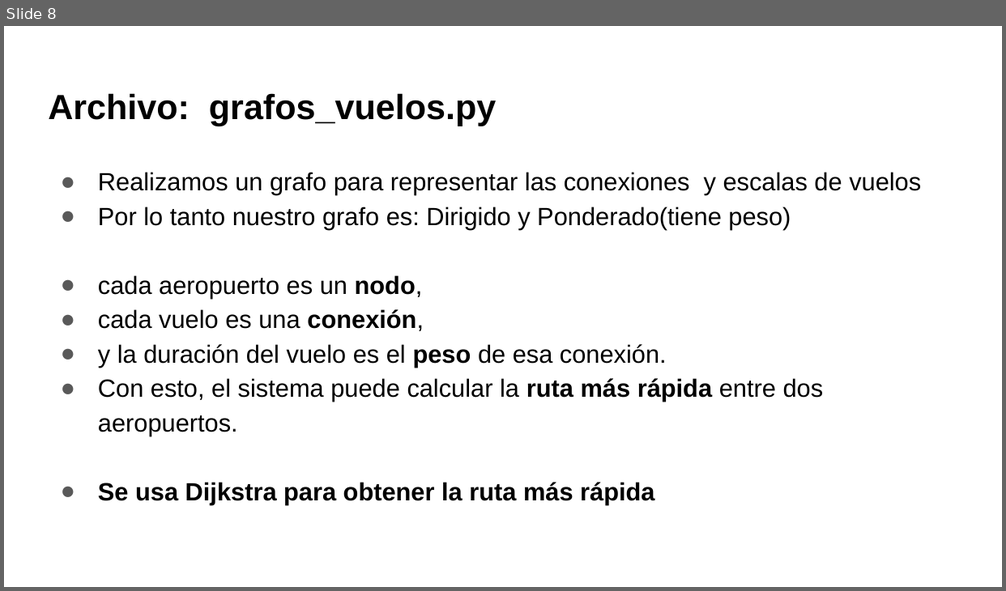
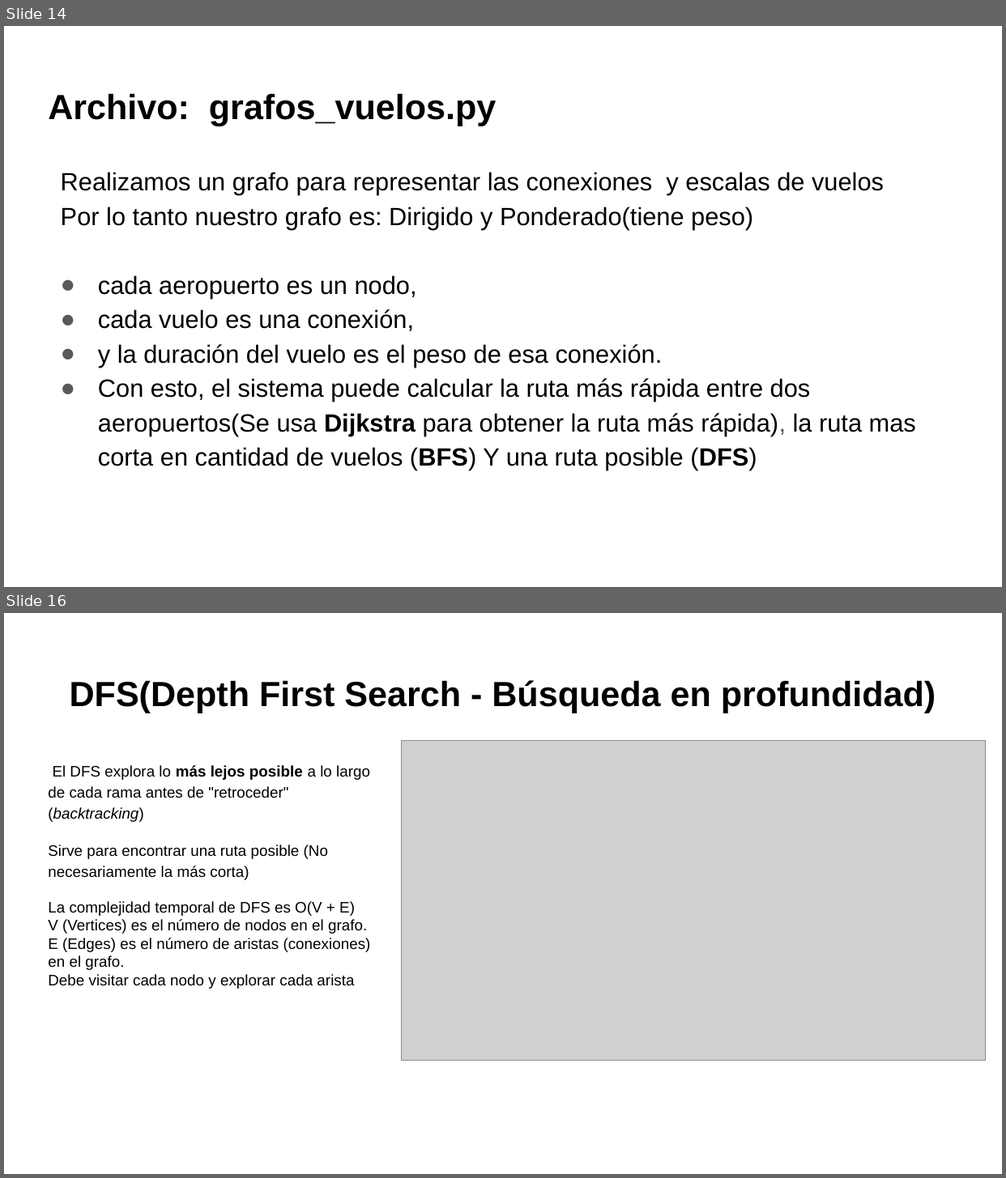
Before and after one commit to MarielaIPS/Final, a slide deck: Sistema de vuelos.pptx. Shown one above the other, each under a label of ours: slide 8 before the commit, slides 14 and 16 after it; the slides between them are not shown. The pictures are 1006x591 and 1006x1178 pixels, drawn with LibreOffice and Linux fonts; fonts in the diff are those of the drawing; grey boxes stand for pictures; background and template pictures are left out. Boxes give left, top, right and bottom in pixels: in the first picture for what was removed or moved away, otherwise in the second. Text is boxed around its words. In the diff, an @@ line names an element or a change of style, - is before the commit and + after.

```diff
--- a/Sistema de vuelos.pptx
+++ b/Sistema de vuelos.pptx
@@ slide 16 added at [4,613,1002,1174], background picture (left out) @@
@@ title added at [70,680,936,713], 25.2 pt, text #000000, bold @@
+DFS(Depth First Search - Búsqueda en profundidad)
@@ picture added at [401,741,985,1060] @@
@@ text added at [48,765,371,989], 11 pt, text #000000 @@
+El DFS explora lo más lejos posible a lo largo de cada rama antes de "retroceder" (backtracking)
+Sirve para encontrar una ruta posible (No necesariamente la más corta)
+La complejidad temporal de DFS es O(V + E)
+V (Vertices) es el número de nodos en el grafo.
+E (Edges) es el número de aristas (conexiones) en el grafo.
+Debe visitar cada nodo y explorar cada arista
@@ what was slide 8 is now slide 14 @@
@@ slide 14 changed as well @@
@@ text at [61,172,884,367]: bold off in "nodo,", "conexión,", "peso"; bullet ● to none @@
@@ text at [98,378,916,471]: text changed @@
-● Con esto, el sistema puede calcular la ruta más rápida entre dos aeropuertos.
-● Se usa Dijkstra para obtener la ruta más rápida
+● Con esto, el sistema puede calcular la ruta más rápida entre dos aeropuertos(Se usa Dijkstra para obtener la ruta más rápida), la ruta mas corta en cantidad de vuelos (BFS) Y una ruta posible (DFS)
```
Also in this commit, not shown: 5 other slides changed, 10 other slides added, 1 slide removed, 6 other files.
